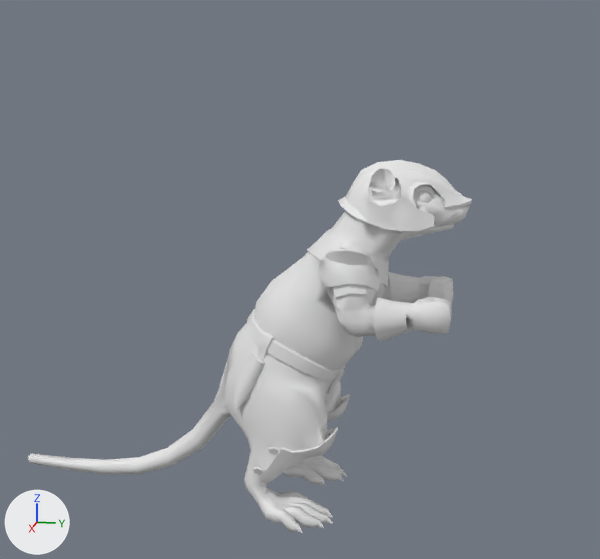
The Blender file Blends/character-champion-rat.blend: old version first, new version second.
The view is the same before and after, from a camera (50 mm lens) standing at (4.87, 1.01, 1.67) and looking at (-0.03, 0.03, 0.44). Every picture has the same lights, and +X, +Y and +Z are marked at lower left. The first picture is the older version. Materials are left out; every surface is plain grey.

The first picture shows 'character-champion-rat'.
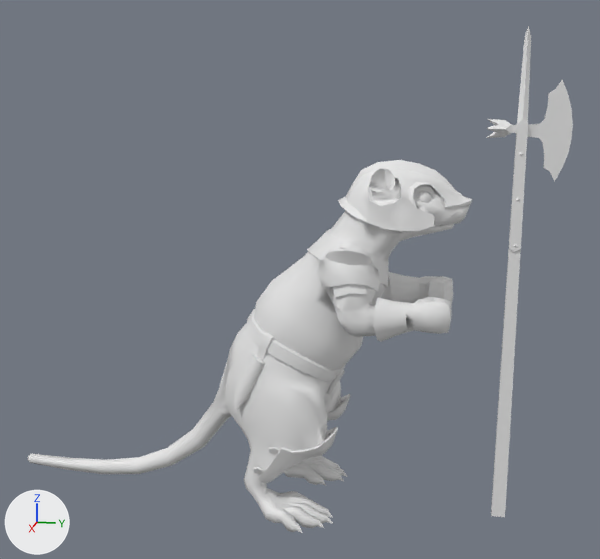
Boxes [x1, y1, x2, y2] around the edits, measured in the pictures (600 x 559 px):
'weapon-poleaxe', shown: after [486, 26, 573, 517]

What the commit changed:
Object 'weapon-poleaxe' (ob_weapon_poleaxe) is now shown.
